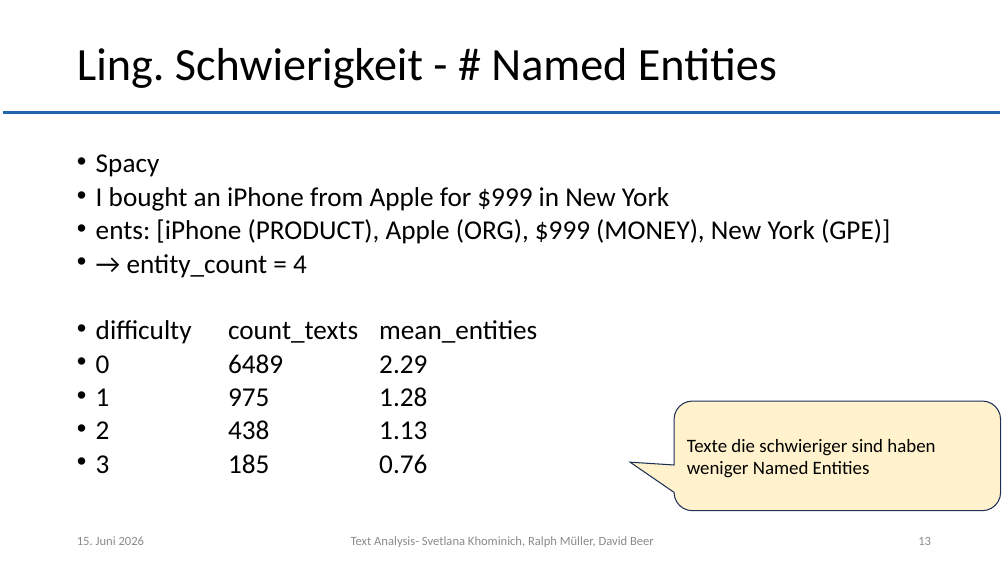
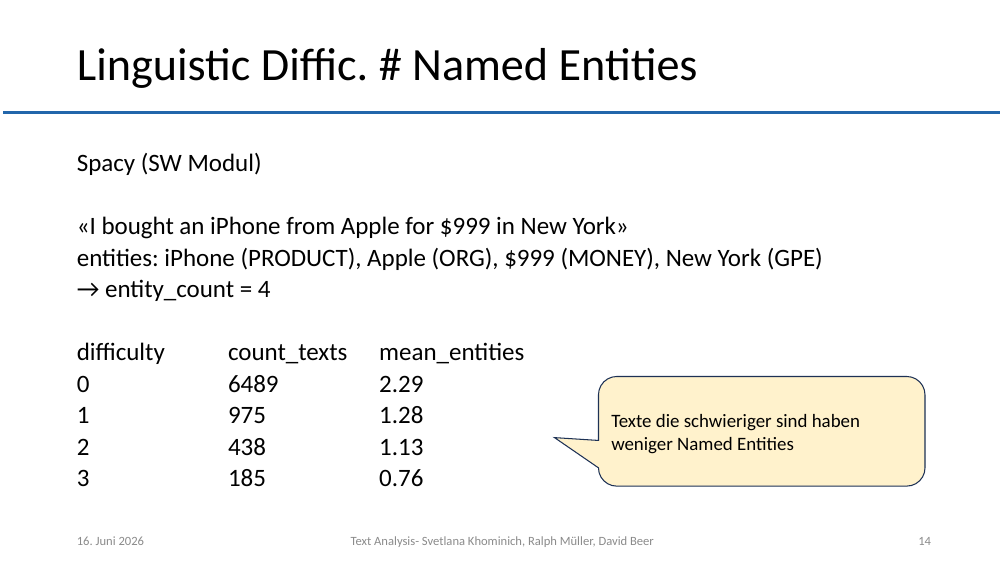
Before and after one commit to muellR/text_analysis, a slide deck: slide 14 of presentation/ln_text_analysis.pptx (slide 13 before the commit). Drawn at 1008x567 pixels with LibreOffice and Linux fonts; fonts in the diff are those of the drawing; background and template pictures are left out. Boxes give left, top, right and bottom in pixels: in the first picture for what was removed or moved away, otherwise in the second. Text is boxed around its words. In the diff, an @@ line names an element or a change of style, - is before the commit and + after.

```diff
--- a/presentation/ln_text_analysis.pptx
+++ b/presentation/ln_text_analysis.pptx
@@ title at (x1=77, y1=48, x2=698, y2=88): text changed @@
-Ling. Schwierigkeit - # Named Entities
+Linguistic Diffic. # Named Entities
@@ text at (x1=77, y1=153, x2=823, y2=270): text changed; size 25.9 to 23.8 pt @@
-• Spacy
-• I bought an iPhone from Apple for $999 in New York
-• ents: [iPhone (PRODUCT), Apple (ORG), $999 (MONEY), New York (GPE)]
+Spacy (SW Modul)
+«I bought an iPhone from Apple for $999 in New York»
+entities: iPhone (PRODUCT), Apple (ORG), $999 (MONEY), New York (GPE)
@@ text at (x1=77, y1=279, x2=524, y2=486): size 25.9 to 23.8 pt in "→ entity_count = 4", "difficulty count_texts mean_entities", "0 6489 2.29", "1 975 1.28" and 2 more places; bullet • to none @@
@@ rounded speech box "Texte die schwieriger sind haben ..." moved from (x1=675, y1=401, x2=1001, y2=510) to (x1=599, y1=377, x2=926, y2=486) @@
@@ page number at (x1=918, y1=537, x2=931, y2=545): text changed @@
-13
+14
```
Also in this commit, not shown: 18 other slides changed, 1 slide removed, 3 other files.
